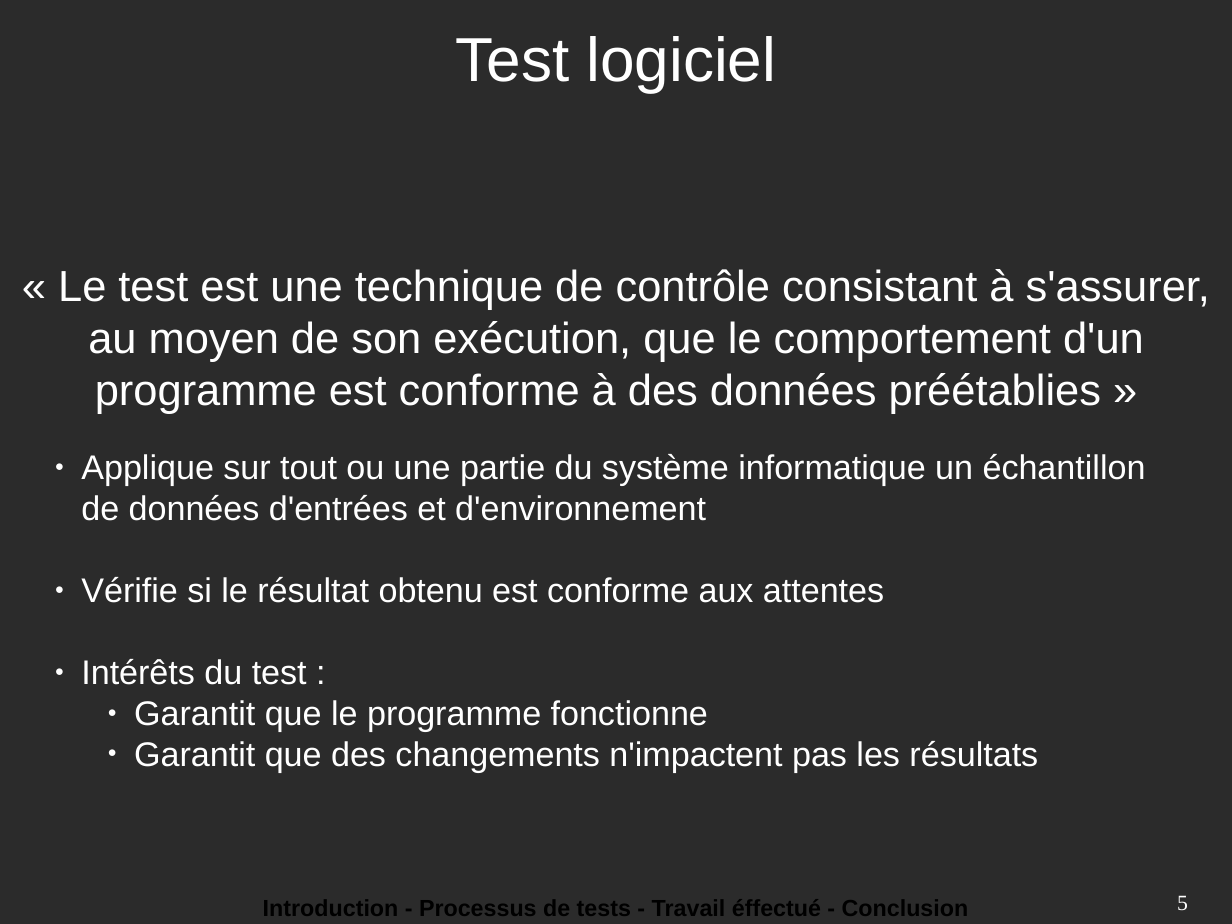
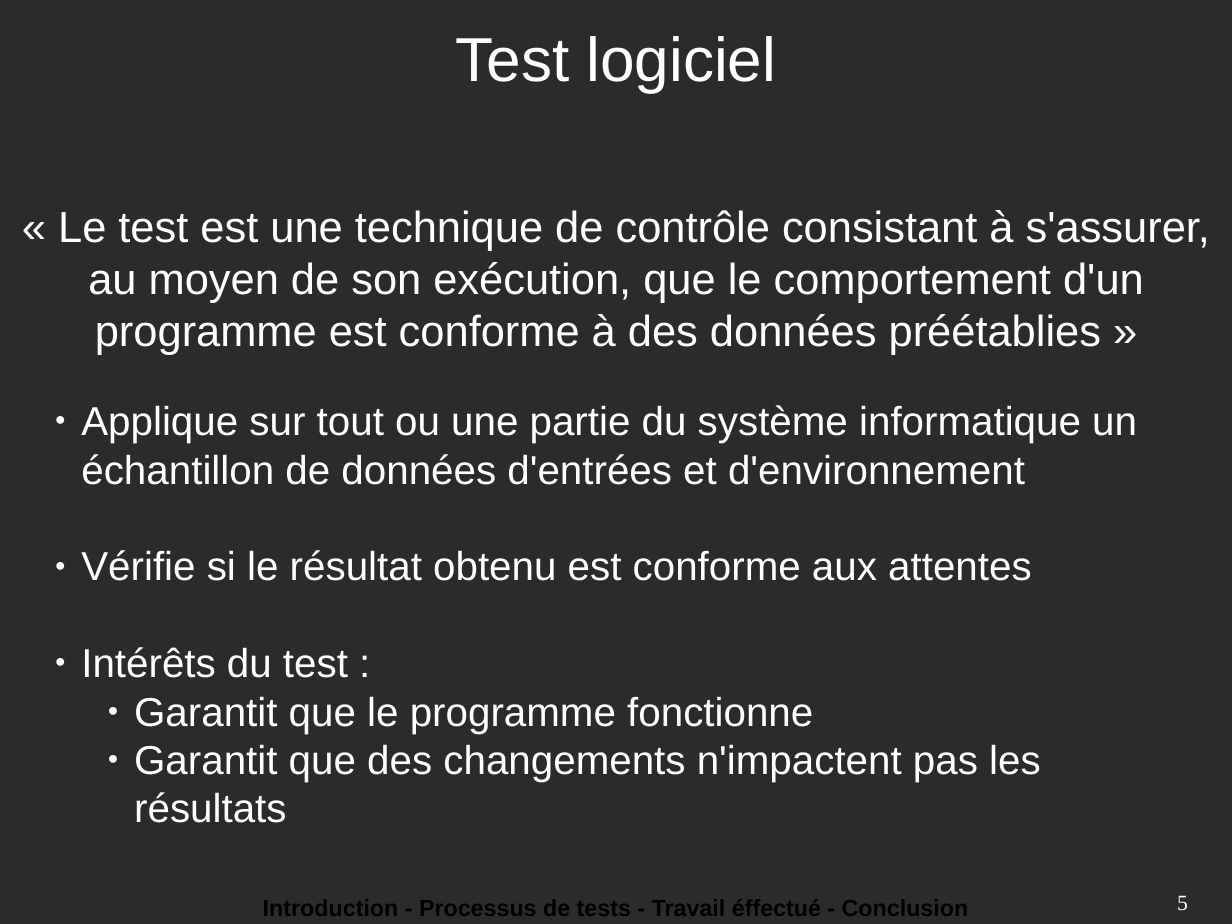
Before and after one commit to theymard1/Internship_report, a slide deck: slide 5 of presentation_6_juin/Diaporama_presentation_6_juin.odp. Drawn at 1232x924 pixels with LibreOffice and Linux fonts; fonts in the diff are those of the drawing; background and template pictures are left out; a plain dark background stands for a picture behind light text. Boxes give left, top, right and bottom in pixels: in the first picture for what was removed or moved away, otherwise in the second. Text is boxed around its words. In the diff, an @@ line names an element or a change of style, - is before the commit and + after.

```diff
--- a/presentation_6_juin/Diaporama_presentation_6_juin.odp
+++ b/presentation_6_juin/Diaporama_presentation_6_juin.odp
@@ text "« Le test est une ...": place and size @@
-text "« Le test est une ..." at (58,269,1210,414)
+text "« Le test est une ..." at (58,210,1210,355)
@@ text "Applique sur tout ou une ...": place and size @@
-text "Applique sur tout ou une ..." at (81,454,1146,773)
+text "Applique sur tout ou une ..." at (81,405,1137,823)
@@ text "Applique sur tout ou une ..." at (81,405,1137,823): size 22 to 26 pt @@
```
Also in this commit, not shown: 2 other slides changed, 1 slide added, 3 other files.
